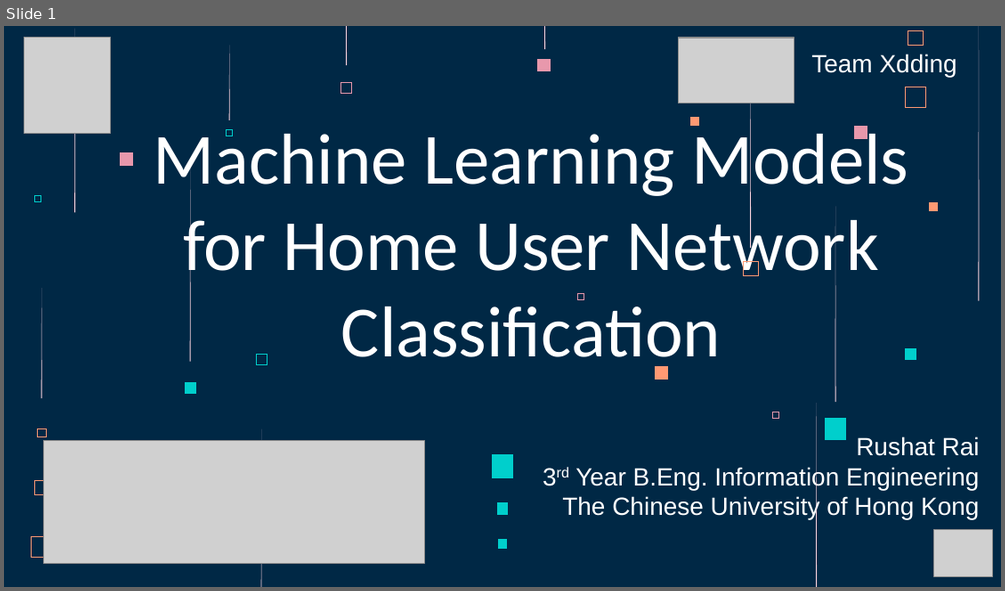
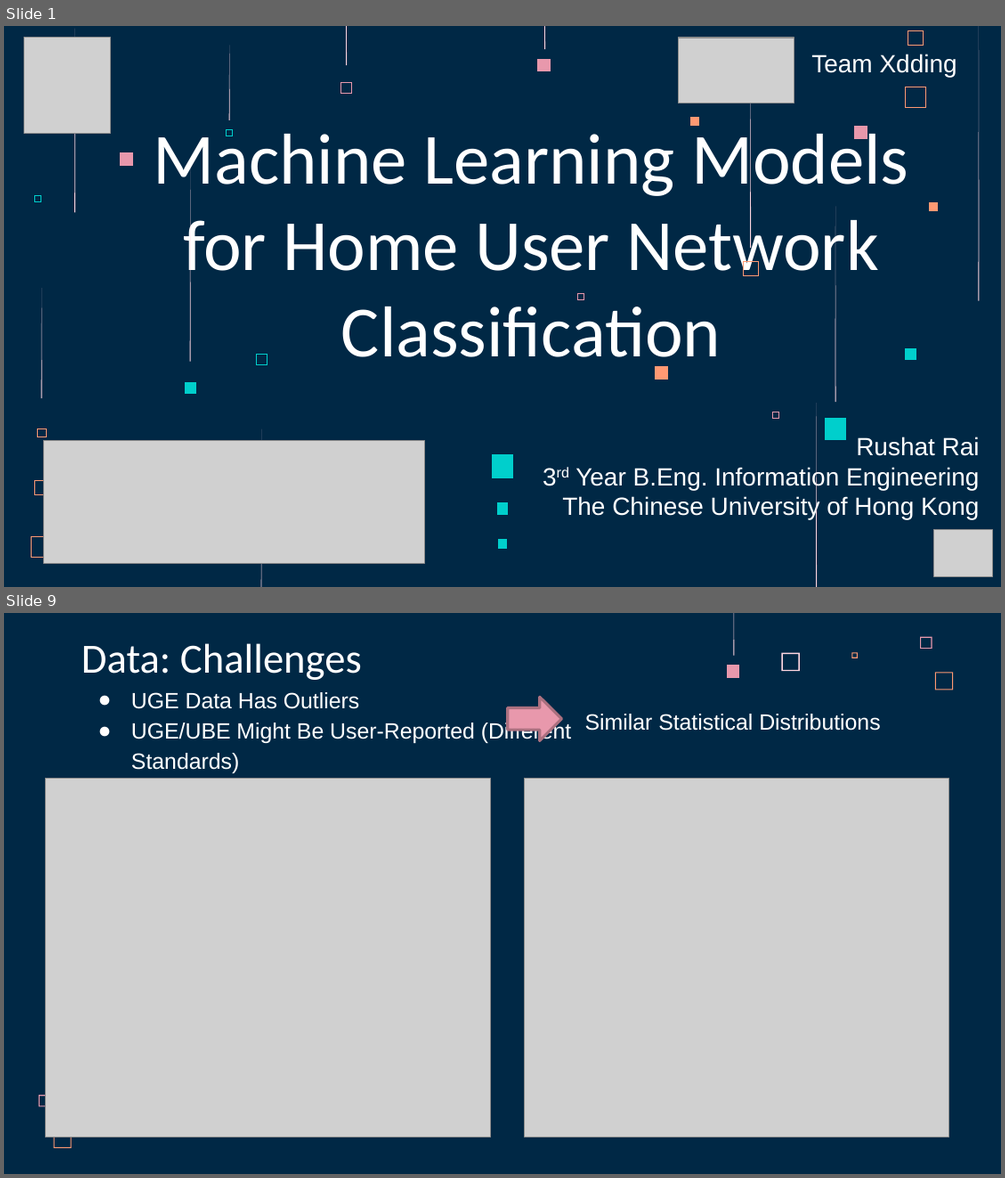
Before and after one commit to ITU-AI-ML-in-5G-Challenge/ML5G-PS-012-Xdding, a slide deck: ML5G-PS-012-Xdding-Presentation.pptx. Shown one above the other, each under a label of ours: slide 1 before the commit, slides 1 and 9 after it; the slides between them are not shown. The pictures are 1005x591 and 1005x1178 pixels, drawn with LibreOffice and Linux fonts; fonts in the diff are those of the drawing; grey boxes stand for pictures. Boxes give left, top, right and bottom in pixels: in the first picture for what was removed or moved away, otherwise in the second. Text is boxed around its words. In the diff, an @@ line names an element or a change of style, - is before the commit and + after.

```diff
--- a/ML5G-PS-012-Xdding-Presentation.pptx
+++ b/ML5G-PS-012-Xdding-Presentation.pptx
@@ slide 9 added at box(4, 613, 1001, 1174), background #002845 @@
@@ freeform shape added at box(734, 613, 735, 656), fill #FFD6E1 @@
@@ freeform shape added at box(920, 637, 932, 649), fill #E898AC @@
@@ title added at box(81, 643, 362, 680), 30 pt, text #FFFFFF @@
+Data: Challenges
@@ freeform shape added at box(727, 665, 740, 678), fill #E898AC @@
@@ freeform shape added at box(782, 653, 800, 671), fill #FFD6E1 @@
@@ freeform shape added at box(851, 653, 858, 659), fill #FF9973 @@
@@ text added at box(131, 692, 572, 773), 16 pt, text #FFFFFF @@
+● UGE Data Has Outliers
+● UGE/UBE Might Be User-Reported (Different Standards)
@@ freeform shape added at box(935, 672, 953, 690), fill #FF9973 @@
@@ right arrow added at box(508, 697, 561, 740), fill #E898AC, outline #AC707F 2 pt @@
@@ text added at box(585, 714, 880, 730), 16 pt, text #FFFFFF @@
+Similar Statistical Distributions
@@ picture added at box(45, 779, 491, 1137) @@
@@ picture added at box(525, 779, 949, 1137) @@
@@ freeform shape added at box(39, 1094, 51, 1106), fill #E898AC @@
@@ freeform shape added at box(54, 1130, 72, 1148), fill #FF9973 @@
```
Also in this commit, not shown: 12 slides changed, 2 other slides added, 2 slides removed, 1 other file.
